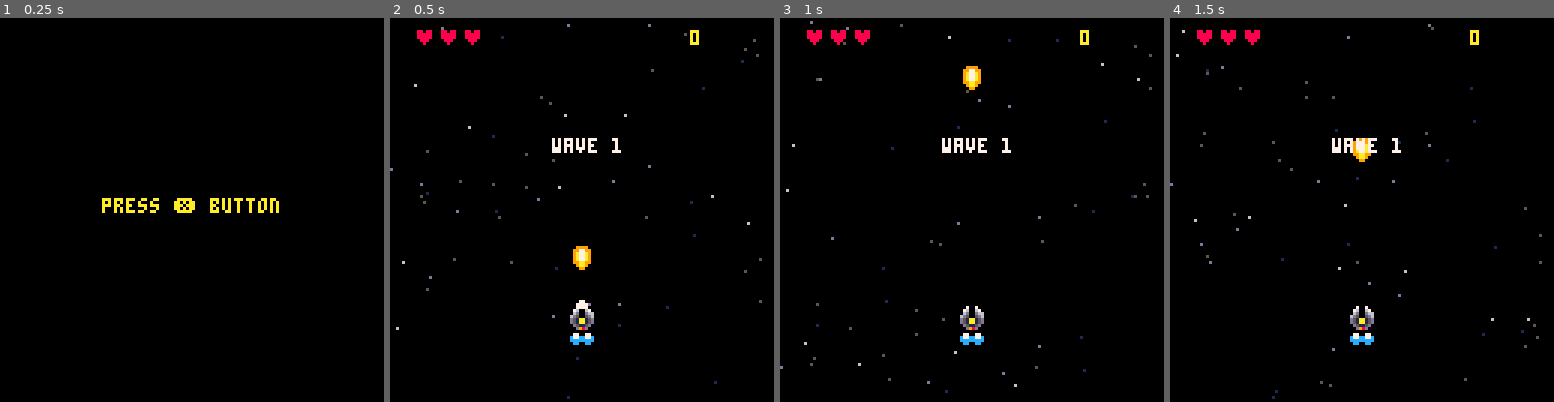
Above: before the commit, frames 1-4 (left to right).
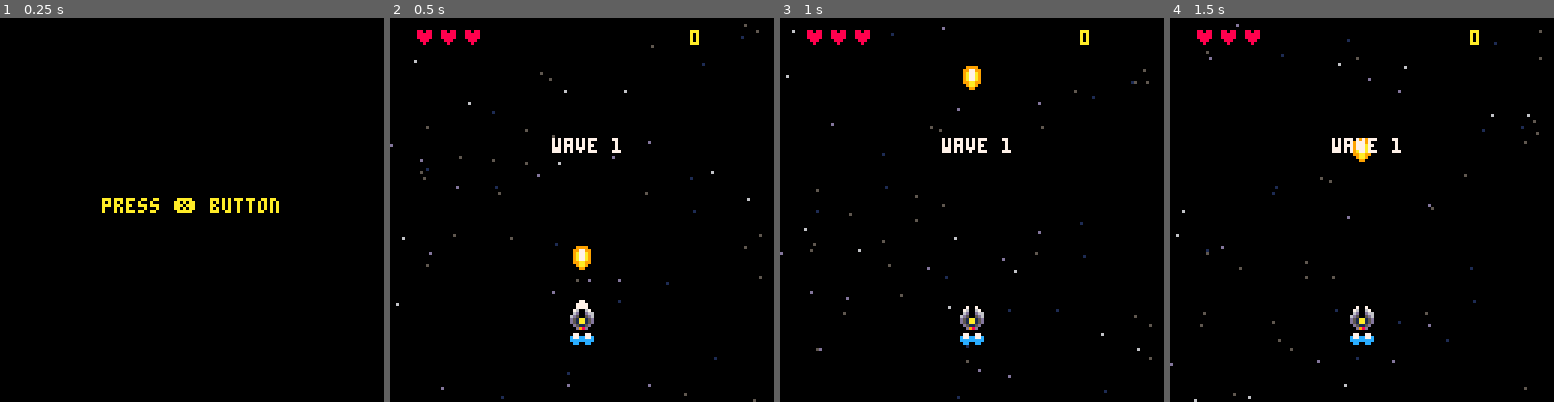
Above: after the commit, the same moments.

Repository: arturopsolis/naves
Game: PICO-8 cartridge naves.p8
Same seed, same stepped clock (60 frames per second), same inputs: the game is played once before the commit and once after it.
Inputs:
- Up to frame 1 (0.25 s): no input
- Up to frame 2 (0.5 s): tap X (X key) at 0.33 s
- Up to frame 3 (1 s): tap O (Z key) at 0.7 s
- Up to frame 4 (1.5 s): tap X (X key) at 1.07 s

Frame 1 is identical in both runs. In frame 2, 0.7% of the frame differs, in the area x 0-97%, y 1-100%; in frame 3, 0.7%; in frame 4, 0.7%.

Commit message:
Changing player properties names according to SOLID

Diff:
--- a/main.lua
+++ b/main.lua
@@ -7,21 +7,20 @@
         w = 8,
         speed = 2,
         sprite = 2,
-        flamespr = 5,
+        flames_sprite = 5,
         blast = 0,
         bullet_timer = 0,
-        invul = 0,
+        invulnerability = 0, --invulnerability
         score = 0,
         lives = 3
     }
 
-    b = {}
+    bullets = {}
     enemies = {}
     explosions = {}
     particules = {}
     shwaves = {}
     stars = {}
-    starExtraSpeed = 0
 
     generate_stars()
 
--- a/scenes/game/init.lua
+++ b/scenes/game/init.lua
@@ -1,4 +1,3 @@
 function init_game()
-    starExtraSpeed = 0
     t = 0
 end
--- a/scenes/game/tools/draw_functions.lua
+++ b/scenes/game/tools/draw_functions.lua
@@ -4,10 +4,10 @@
 
 function draw_ship_flame()
     if p.sprite == 2 then
-        spr(p.flamespr, p.x - 2, p.y + 8)
-        spr(p.flamespr, p.x + 2, p.y + 8)
+        spr(p.flames_sprite, p.x - 2, p.y + 8)
+        spr(p.flames_sprite, p.x + 2, p.y + 8)
     else
-        spr(p.flamespr, p.x, p.y + 8)
+        spr(p.flames_sprite, p.x, p.y + 8)
     end
 end
 
@@ -19,11 +19,11 @@
 end
 
 function draw_bullets()
-    for mybull in all(b) do
+    for mybull in all(bullets) do
         spr(16, mybull.x, mybull.y)
         mybull.y -= 4
         if mybull.y < -8 then
-            del(b, mybull)
+            del(bullets, mybull)
         end
     end
 end
--- a/scenes/game/tools/update_functions.lua
+++ b/scenes/game/tools/update_functions.lua
@@ -23,7 +23,7 @@
             new_bullet.y = p.y - 8
             new_bullet.h = 6
             new_bullet.w = 6
-            add(b, new_bullet)
+            add(bullets, new_bullet)
 
             sfx(0)
             p.blast = 5
@@ -195,11 +195,11 @@
             end
         end
 
-        if p.invul <= 0 then
+        if p.invulnerability <= 0 then
             if collide(p, enemy) then
                 explode(p.x + 4, p.y + 4, true)
                 p.lives -= 1
-                p.invul = 300
+                p.invulnerability = 300
                 enemy.live -= 1
                 sfx(1)
                 if p.lives <= 0 then
@@ -207,7 +207,7 @@
                 end
             end
         end
-        p.invul -= 1
+        p.invulnerability -= 1
     end
 end
 
@@ -308,9 +308,9 @@
 end
 
 function animate_flame()
-    p.flamespr = p.flamespr + .7
-    if p.flamespr >= 9 then
-        p.flamespr = 5
+    p.flames_sprite = p.flames_sprite + .7
+    if p.flames_sprite >= 9 then
+        p.flames_sprite = 5
     end
 end
 
@@ -327,9 +327,9 @@
 
 function collision_enemies_bullets()
     for enemy in all(enemies) do
-        for bullet in all(b) do
+        for bullet in all(bullets) do
             if collide(enemy, bullet) then
-                del(b, bullet)
+                del(bullets, bullet)
                 small_shwave(bullet.x, bullet.y)
                 small_spark(bullet.x, bullet.y)
                 enemy.y -= 2
@@ -339,7 +339,6 @@
                     explode(enemy.x + 4, enemy.y + 4, false)
                     p.score += 100
                 end
-                enemy.sprite = 56 --TODO: change to dynamic sprite
                 enemy.live -= 1
                 sfx(2)
                 break
@@ -391,7 +390,7 @@
 function animate_stars()
     for i = 1, #stars do
         local star = stars[i]
-        star.y = star.y + star.speed + starExtraSpeed
+        star.y = star.y + star.speed
         if star.y > 128 then
             star.y = star.y - 128
         end
--- a/scenes/game/tools/wave.lua
+++ b/scenes/game/tools/wave.lua
@@ -1,6 +1,5 @@
 function init_wave()
     init_game()
-    starExtraSpeed = 2
 end
 
 function update_wave()
--- a/scenes/game_over/game_over.lua
+++ b/scenes/game_over/game_over.lua
@@ -10,6 +10,11 @@
 function draw_gameover()
     draw_game()
 
+    local rect_width = 60
+    local rect_height = 30
+    local rect_x = 128 - rect_width
+    local rect_y = 128 - rect_height
+
     local text_1 = "game over"
     local text_2 = "score " .. p.score
     -- Calcula la posición x para centrar el texto
@@ -17,6 +22,8 @@
     local x2 = (128 - #text_2 * 4) / 2
 
     -- Dibuja el texto centrado en la pantalla
+    rectfill(40, 40, 87, 70, 0)
+    -- Dibuja el rectángulo negro
     print(text_1, x, 50, 8)
     print(text_2, x2, 60, 10)
 end
